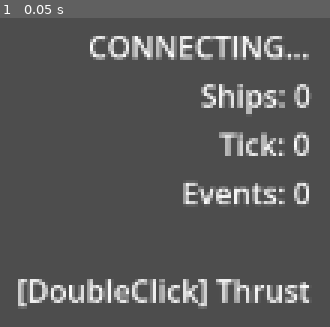
Above: before the commit, frame 1.
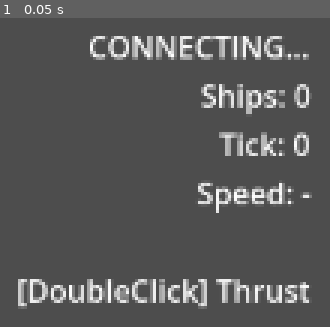
Above: after the commit, the same moment.

Repository: naoki-cpp/Dawn
Game: Godot game, scene res://scenes/main.tscn
The game is run twice, just before and just after one commit, with the same random seed, the same clock (stepped at 60 frames per second) and the same inputs.
Inputs:
- Up to frame 1 (0.05 s): no input

The runs differ from the first frame. In frame 1, 1.5% of the frame differs, in the area x 55-95%, y 53-64%.

Commit message:
feat: boost player ship stats + velocity indicator + server command logs

Diff:
--- a/client/scripts/main.gd
+++ b/client/scripts/main.gd
@@ -143,6 +143,7 @@
 	if _player_ship_id < 0:
 		_player_ship_id = ship_id
 		_apply_player_material(ship)
+		ship.call("set_as_player")
 		_camera.call("set_target", ship)
 		## サーバーにプレイヤー船を通知（ORIGIN = set_player_ship シグナル）
 		_connection.send_move_command(ship_id, Vector3.ZERO)
@@ -180,9 +181,13 @@
 
 func _update_hud() -> void:
 	var status: String = "ONLINE" if _connection.is_connected_to_server() else "CONNECTING..."
+	var speed_str: String = "-"
+	if _player_ship_id >= 0 and _ships.has(_player_ship_id):
+		var spd: float = (_ships[_player_ship_id] as Node3D).call("get_speed_server") as float
+		speed_str = "%d u/tick" % int(spd)
 	_stats_label.text = (
-		"%s\nShips: %d\nTick: %d\nEvents: %d\n\n[DoubleClick] Thrust"
-		% [status, _ships.size(), _current_tick, _event_count]
+		"%s\nShips: %d\nTick: %d\nSpeed: %s\n\n[DoubleClick] Thrust"
+		% [status, _ships.size(), _current_tick, speed_str]
 	)
 
 # ── 内部ユーティリティ ────────────────────────────────────────────────────────
--- a/client/scripts/ship_controller.gd
+++ b/client/scripts/ship_controller.gd
@@ -1,40 +1,117 @@
 ## ship_controller.gd
 ##
-## 個々の Ship エンティティの表示と移動補間を担当する。
+## 個々の Ship エンティティの表示・移動補間・速度インジケーターを担当する。
 
 extends Node3D
 
 # ── 設定 ─────────────────────────────────────────────────────────────────────
 
-const WORLD_SCALE : float = 0.1
-const LERP_SPEED  : float = 8.0
+const WORLD_SCALE   : float = 0.1
+const LERP_SPEED    : float = 12.0   ## 位置補間の速さ
+const VEL_VIS_SCALE : float = 3.0    ## 速度インジケーターの長さスケール
 
 # ── 内部状態 ─────────────────────────────────────────────────────────────────
 
-var ship_id    : int     = 0
-var _target_pos: Vector3 = Vector3.ZERO
-var _is_init   : bool    = false
+var ship_id       : int     = 0
+var _target_pos   : Vector3 = Vector3.ZERO
+var _prev_target  : Vector3 = Vector3.ZERO   ## 1 tick 前のターゲット
+var _vel_estimate : Vector3 = Vector3.ZERO   ## 推定速度ベクトル（Godot 座標）
+var _is_init      : bool    = false
+var _is_player    : bool    = false
+
+# 速度インジケーター用 ImmediateMesh（プレイヤー船のみ）
+var _vel_mesh     : ImmediateMesh    = null
+var _vel_instance : MeshInstance3D  = null
+var _vel_material : StandardMaterial3D = null
 
 # ── ライフサイクル ────────────────────────────────────────────────────────────
 
 func _ready() -> void:
-	_target_pos = position
+	_target_pos  = position
+	_prev_target = position
 
 func _process(delta: float) -> void:
 	if not _is_init:
 		return
 	position = position.lerp(_target_pos, LERP_SPEED * delta)
+	if _is_player:
+		_draw_velocity_indicator()
 
 # ── 公開 API ──────────────────────────────────────────────────────────────────
 
+## SpawnedEvent で Ship を初期化する。
 func initialize(id: int, server_pos: Vector3) -> void:
-	ship_id     = id
-	_target_pos = _to_godot(server_pos)
-	position    = _target_pos
-	_is_init    = true
+	ship_id      = id
+	_target_pos  = _to_godot(server_pos)
+	_prev_target = _target_pos
+	position     = _target_pos
+	_is_init     = true
 
+## ShipMoved イベントでターゲット座標を更新する。
+## 同時に速度を推定する（連続する ShipMoved の位置差分）。
 func update_target(server_pos: Vector3) -> void:
-	_target_pos = _to_godot(server_pos)
+	var new_target: Vector3 = _to_godot(server_pos)
+	_vel_estimate = new_target - _target_pos   ## Godot 座標での1 Tick 変位
+	_prev_target  = _target_pos
+	_target_pos   = new_target
+
+## プレイヤー船として指定する。速度インジケーターを有効化。
+func set_as_player() -> void:
+	_is_player = true
+	_setup_velocity_indicator()
+
+## 現在の推定速度（サーバー座標系 units/tick）を返す。
+## HUD 表示に使用する。
+func get_speed_server() -> float:
+	return _vel_estimate.length() / WORLD_SCALE
+
+# ── 速度インジケーター ────────────────────────────────────────────────────────
+
+func _setup_velocity_indicator() -> void:
+	_vel_mesh     = ImmediateMesh.new()
+	_vel_instance = MeshInstance3D.new()
+	_vel_instance.mesh = _vel_mesh
+
+	_vel_material = StandardMaterial3D.new()
+	_vel_material.albedo_color               = Color(0.0, 1.0, 0.4, 1)
+	_vel_material.emission_enabled           = true
+	_vel_material.emission                   = Color(0.0, 1.0, 0.4, 1)
+	_vel_material.emission_energy_multiplier = 3.0
+	_vel_material.shading_mode               = BaseMaterial3D.SHADING_MODE_UNSHADED
+	_vel_material.no_depth_test              = false
+	_vel_instance.set_surface_override_material(0, _vel_material)
+
+	add_child(_vel_instance)
+
+func _draw_velocity_indicator() -> void:
+	if _vel_mesh == null:
+		return
+
+	_vel_mesh.clear_surfaces()
+
+	var speed: float = _vel_estimate.length()
+	if speed < 0.01:
+		return
+
+	## 速度ベクトルの長さを VEL_VIS_SCALE 倍して表示
+	var tip: Vector3 = _vel_estimate.normalized() * speed * VEL_VIS_SCALE
+
+	_vel_mesh.surface_begin(Mesh.PRIMITIVE_LINES)
+
+	## 本線: 原点 → 先端
+	_vel_mesh.surface_set_color(Color(0.0, 1.0, 0.4, 1))
+	_vel_mesh.surface_add_vertex(Vector3.ZERO)
+	_vel_mesh.surface_add_vertex(tip)
+
+	## 矢頭（3本の短い線）
+	var arrow_size: float = minf(speed * VEL_VIS_SCALE * 0.15, 60.0)
+	var perp1: Vector3 = _vel_estimate.cross(Vector3.UP).normalized() * arrow_size
+	var perp2: Vector3 = _vel_estimate.cross(perp1).normalized() * arrow_size
+	for p in [perp1, -perp1, perp2, -perp2]:
+		_vel_mesh.surface_add_vertex(tip)
+		_vel_mesh.surface_add_vertex(tip - _vel_estimate.normalized() * arrow_size * 2 + p)
+
+	_vel_mesh.surface_end()
 
 # ── 座標変換 ─────────────────────────────────────────────────────────────────
 
Not shown, changed: crates/dawn-ecs/src/components/movement.rs
Not shown, changed: crates/dawn-simulation/src/main.rs
